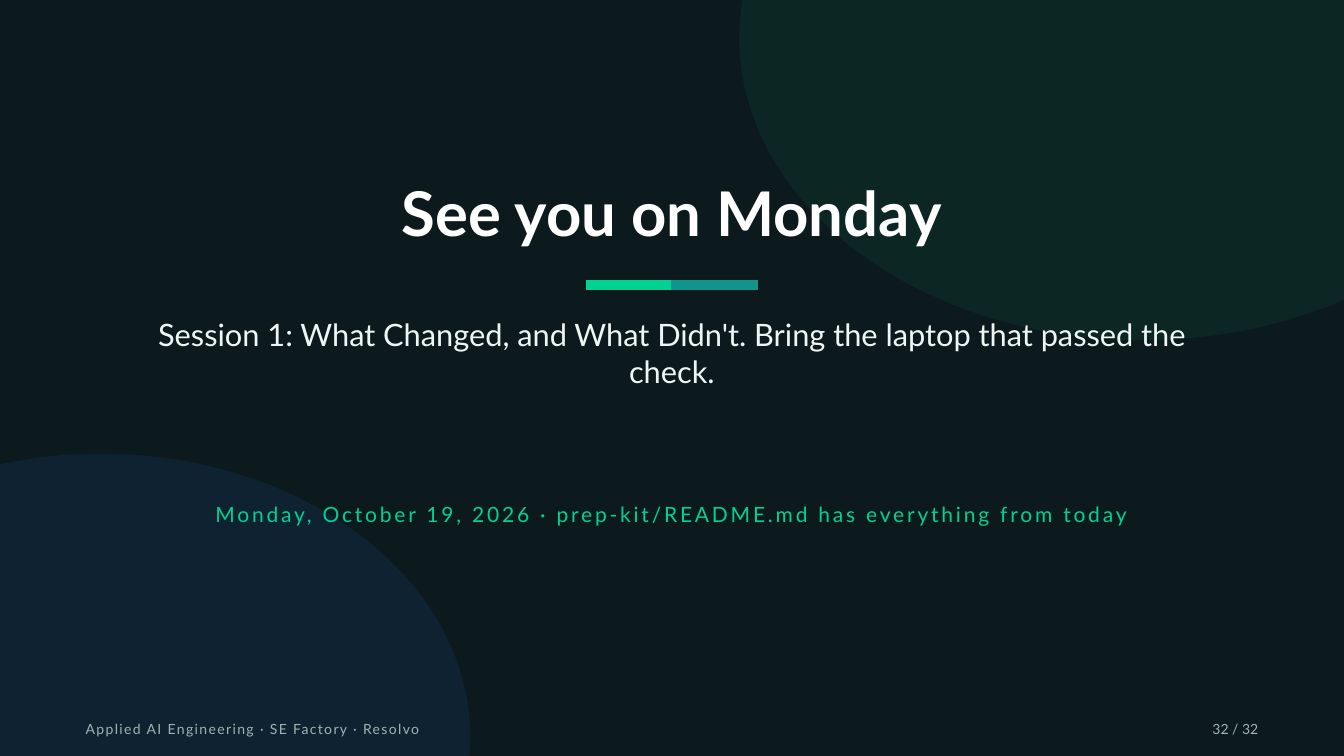
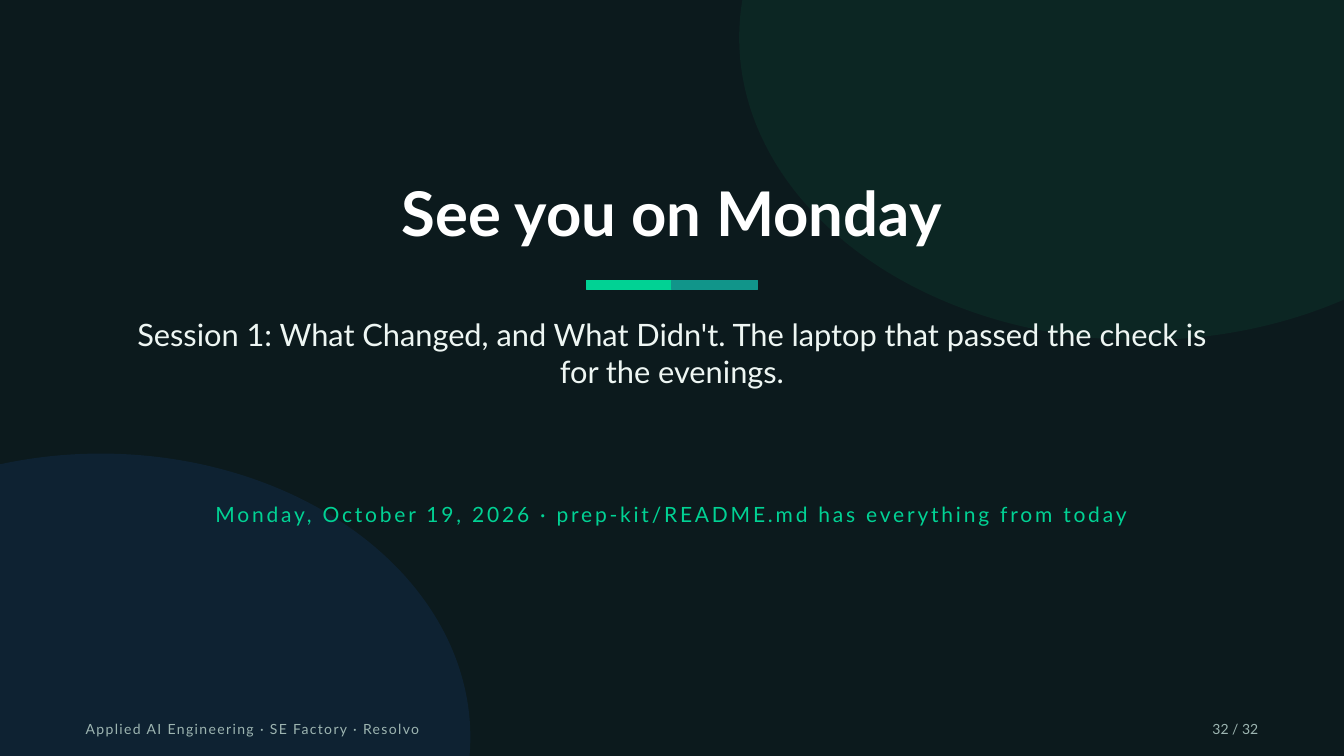
Before and after one commit to hasankanaan26/prep-kit, a slide deck: slide 32 of slides/session-00.pptx. Drawn at 1344x756 pixels with LibreOffice and Linux fonts; fonts in the diff are those of the drawing. Boxes give left, top, right and bottom in pixels: in the first picture for what was removed or moved away, otherwise in the second. Text is boxed around its words. In the diff, an @@ line names an element or a change of style, - is before the commit and + after.

```diff
--- a/slides/session-00.pptx
+++ b/slides/session-00.pptx
@@ text at <box>137,323,1207,389</box>: text changed @@
-Session 1: What Changed, and What Didn't. Bring the laptop that passed the check.
+Session 1: What Changed, and What Didn't. The laptop that passed the check is for the evenings.
```
Also in this commit, not shown: 6 other slides changed.
